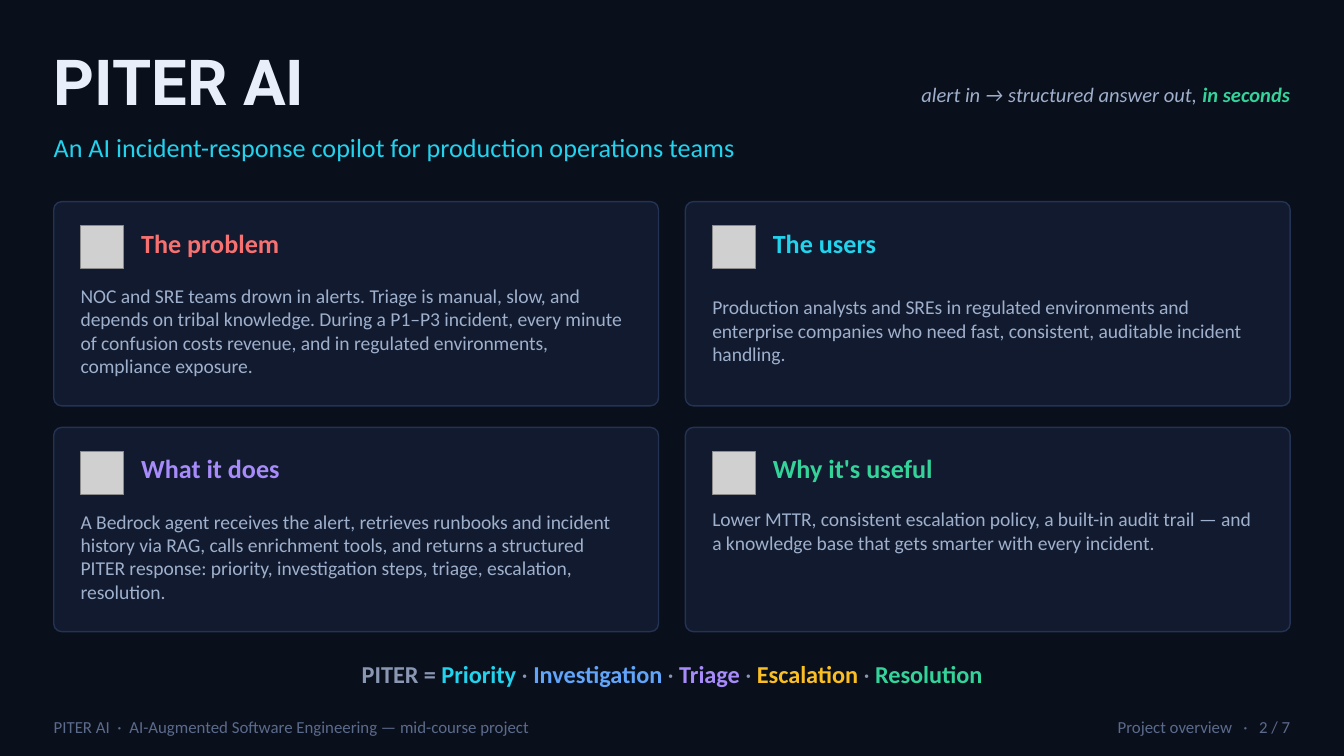
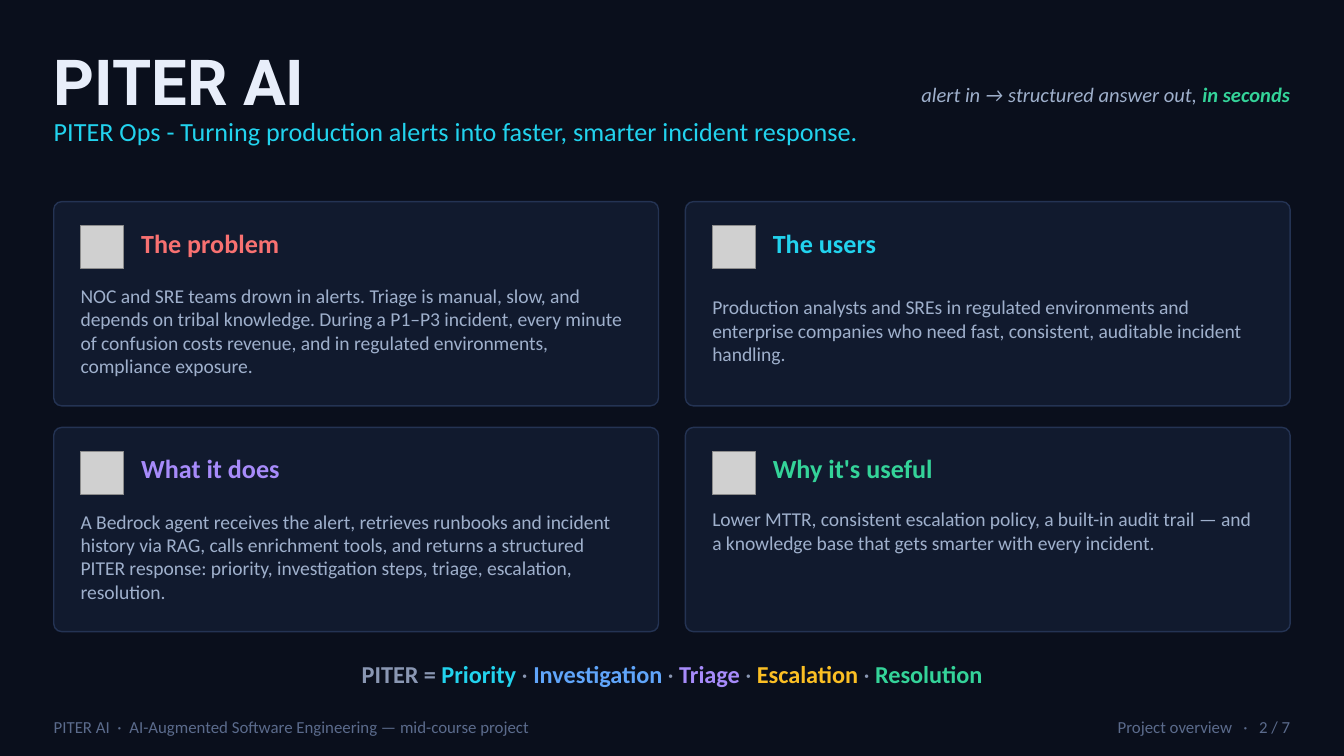
Before and after one commit to reem-mor/ai-engineering-portfolio, a slide deck: slide 2 of projects/piter-aiops/presentation/presentation_v1.pptx. Drawn at 1344x756 pixels with LibreOffice and Linux fonts; fonts in the diff are those of the drawing; grey boxes stand for pictures. Boxes give left, top, right and bottom in pixels: in the first picture for what was removed or moved away, otherwise in the second. Text is boxed around its words. In the diff, an @@ line names an element or a change of style, - is before the commit and + after.

```diff
--- a/projects/piter-aiops/presentation/presentation_v1.pptx
+++ b/projects/piter-aiops/presentation/presentation_v1.pptx
@@ text at [54,123,857,146]: text changed @@
-An AI incident-response copilot for production operations teams
+PITER Ops - Turning production alerts into faster, smarter incident response.
```
Also in this commit, not shown: 2 other slides changed.
